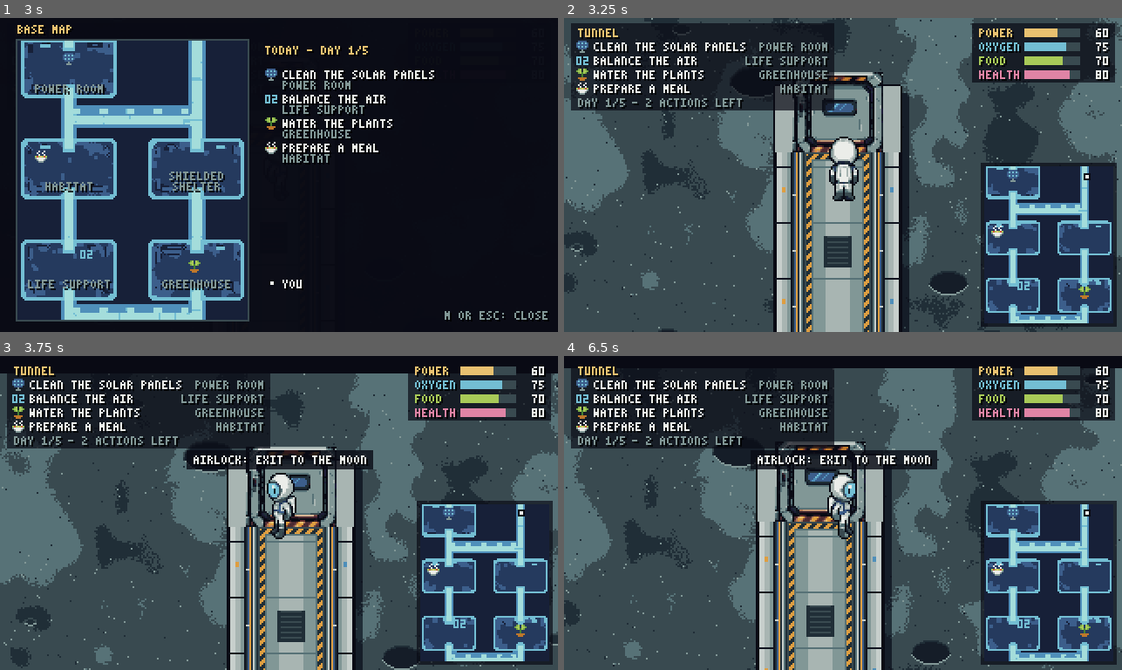
Above: before the commit, frames 1-4 (two rows, left to right).
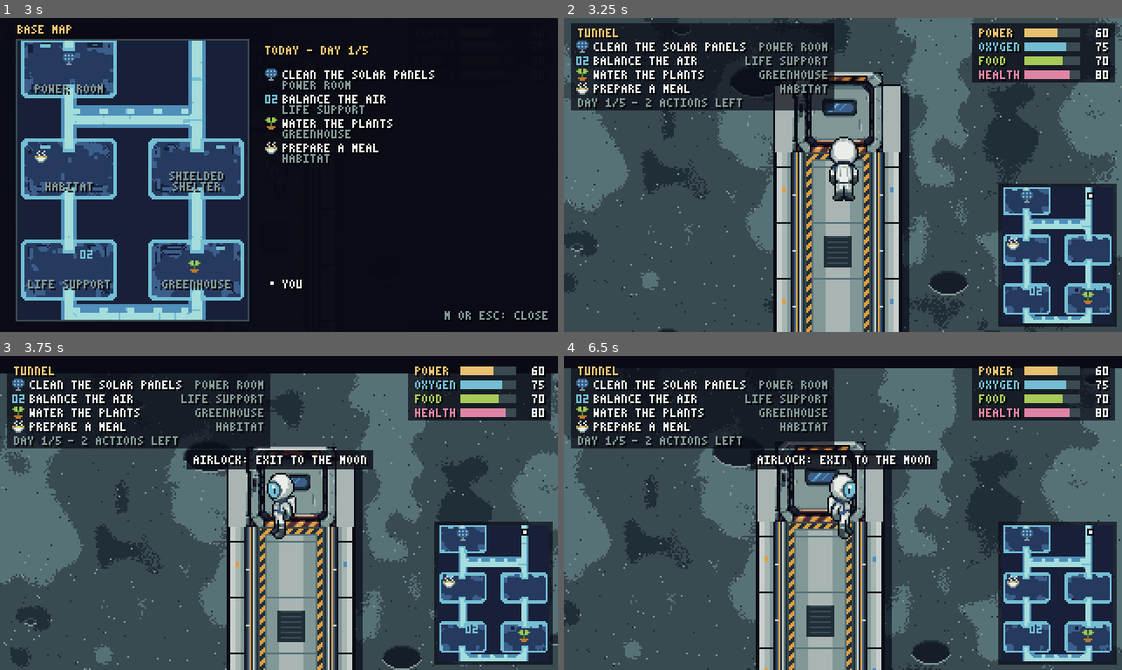
Above: after the commit, the same moments.

Repository: HattoriLoL/Artemis-Adventure
Game: Godot game, scene res://cenas/escolha_pouso.tscn
The game is run twice, just before and just after one commit, with the same random seed, the same clock (stepped at 60 frames per second) and the same inputs.
Inputs (mouse positions are in pixels of both pictures, inside the frame that each line leads up to):
- Up to frame 1 (3 s): tap Enter (ui_accept) at 0.5, 0.77, 1.25, 1.52, 2, 2.75 s; move the mouse to (401, 159) at 0.52 s; hold D (direita) 0.53-1.28 s; tap Shift (andar) at 0.6 s; click (401, 159) at 0.67 s; move the mouse to (167, 190) at 1.27 s; hold S (baixo) 1.28-2.03 s; tap E (usar) at 1.35, 2.85 s; move the mouse to (334, 105) at 2.02 s; hold D (direita) 2.03-2.78 s; tap M (mapa) at 2.1 s; move the mouse to (251, 237) at 2.77 s; hold W (cima) from 2.78 s (still down); click (251, 237) at 2.92 s
- Up to frame 2 (3.25 s): keep holding W (cima); tap Enter (ui_accept) at 3.02 s; tap M (mapa) at 3.05 s
- Up to frame 3 (3.75 s): move the mouse to (446, 560) at 3.52 s; release W (cima) at 3.53 s; hold A (esquerda) from 3.53 s (still down); tap X at 3.6 s
- Up to frame 4 (6.5 s): tap Enter (ui_accept) at 3.77, 4.25, 4.52, 5, 6.02 s; tap M (mapa) at 3.8, 4.55, 5.1, 6.05 s; move the mouse to (675, 465) at 4.27 s; tap J at 4.35 s; move the mouse to (870, 513) at 5.02 s; release A (esquerda) at 5.03 s; hold S (baixo) 5.03-5.78 s; click (870, 513) at 5.17 s; move the mouse to (759, 434) at 5.77 s; hold D (direita) from 5.78 s (still down); tap Shift (andar) at 5.85 s

Frame 1 is identical in both runs. In frame 2, 7.9% of the frame differs, in the area x 74-100%, y 46-99%; in frame 3, 7.8%; in frame 4, 8.0%.

Commit message:
Minimapa do canto em 64x78 (entre o antigo de 53x64 e o de 74x90)

Diff:
--- a/jogo/scripts/mapa.gd
+++ b/jogo/scripts/mapa.gd
@@ -17,7 +17,7 @@
 const SEM_SOL := "NO SUN TODAY: NO EFFECT"
 # planta da base (arte do PixelAi, ver arte/minimapa.py) em dois tamanhos: o minimapa do canto de baixo à direita e o
 # mapa da tecla M. A imagem cobre o retângulo PLANTA_ORIGEM + PLANTA_TAM do mapa (salas e túneis), em qualquer tamanho
-const TEX_MINIMAPA := preload("res://assets/mapa/minimapa_grande.png")    # 74x90 (o de 53x64 é minimapa.png)
+const TEX_MINIMAPA := preload("res://assets/mapa/minimapa_canto.png")     # 64x78 (testados: 53x64 e 74x90)
 const TEX_MAPA_TELA := preload("res://assets/mapa/mapa_tela.png")        # 132x160
 const PLANTA_ORIGEM := Vector2(40, 40)
 const PLANTA_TAM := Vector2(944, 1146)
Binary file added: jogo/assets/mapa/minimapa_canto.png
Not shown, changed: jogo/assets/mapa/minimapa_canto.png.import
Binary file removed: jogo/assets/mapa/minimapa_grande.png
